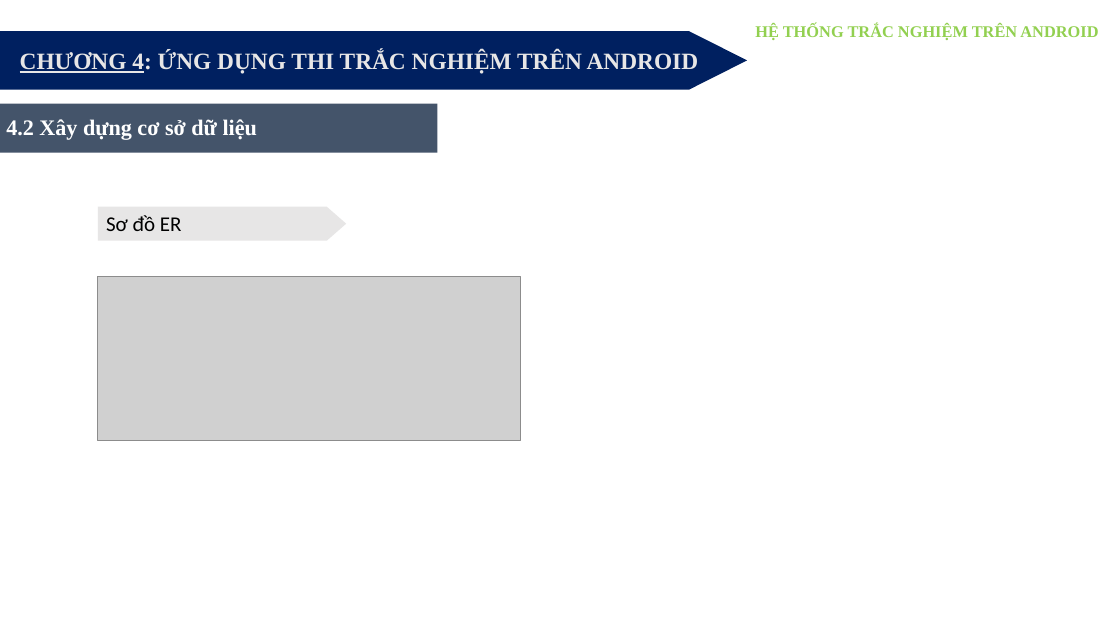
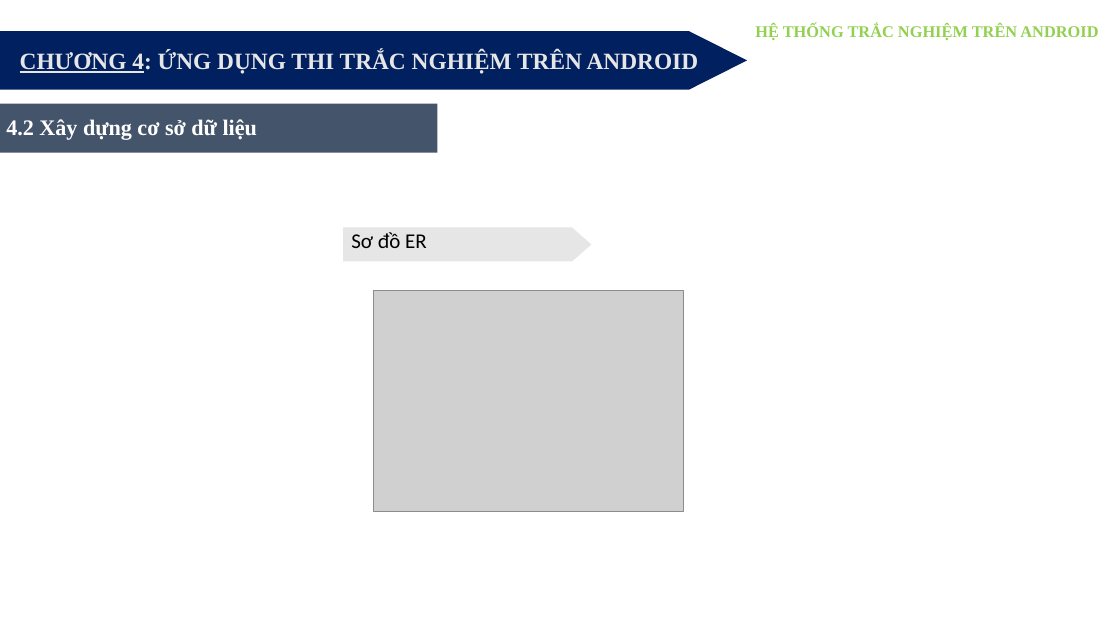
Before and after one commit to khanhcdt17/DoAnCoSo, a slide deck: slide 24 of WP.pptx (slide 23 before the commit). Drawn at 1120x630 pixels with LibreOffice and Linux fonts; fonts in the diff are those of the drawing; grey boxes stand for pictures. Boxes give left, top, right and bottom in pixels: in the first picture for what was removed or moved away, otherwise in the second. Text is boxed around its words. In the diff, an @@ line names an element or a change of style, - is before the commit and + after.

```diff
--- a/WP.pptx
+++ b/WP.pptx
@@ text "Sơ đồ ER": place and size @@
-text "Sơ đồ ER" at [106, 215, 182, 231]
+text "Sơ đồ ER" at [351, 232, 427, 248]
@@ freeform shape: place and size @@
-freeform shape at [97, 207, 346, 240]
+freeform shape at [343, 228, 592, 261]
@@ picture removed at [97, 276, 520, 441] @@
@@ picture added at [374, 291, 684, 511] @@
```
Also in this commit, not shown: 1 other slide changed, 2 slides added, 31 other files.
